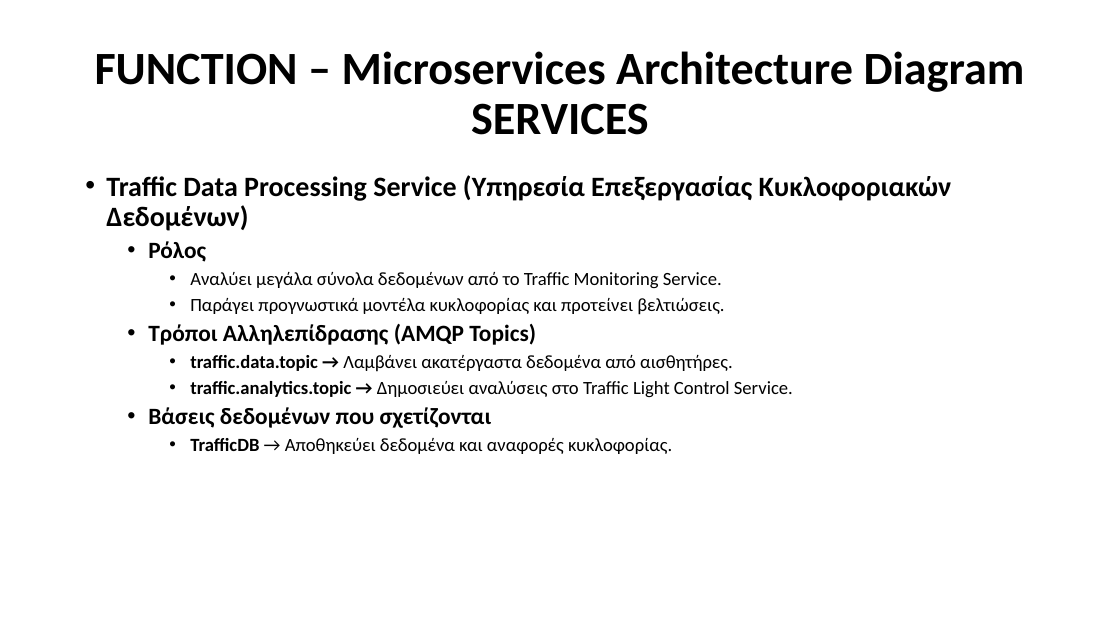
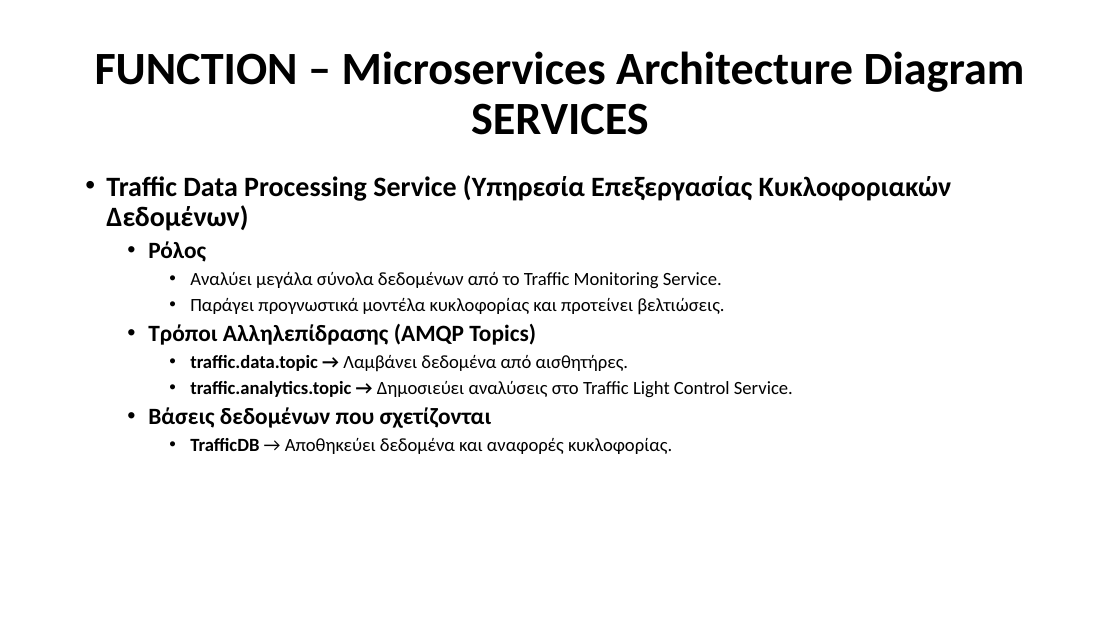
Before and after one commit to Ath21/STL_Drive, a slide deck: slide 39 of Presentation.pptx. Drawn at 1120x630 pixels with LibreOffice and Linux fonts; fonts in the diff are those of the drawing. Boxes give left, top, right and bottom in pixels: in the first picture for what was removed or moved away, otherwise in the second. Text is boxed around its words. In the diff, an @@ line names an element or a change of style, - is before the commit and + after.

```diff
--- a/Presentation.pptx
+++ b/Presentation.pptx
@@ text at box(190, 355, 629, 372): text changed @@
-    • traffic.data.topic → Λαμβάνει ακατέργαστα δεδομένα από αισθητήρες.
+    • traffic.data.topic → Λαμβάνει δεδομένα από αισθητήρες.
```
Also in this commit, not shown: 3 other slides changed, 1 slide added, 1 slide removed.
